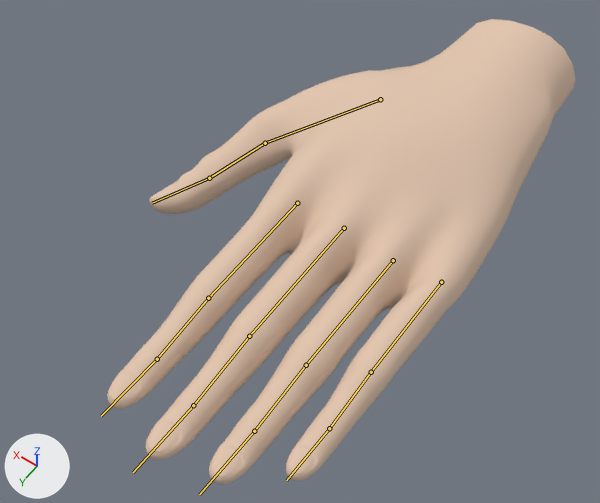
What one commit did to the Blender file BlenderModels/rigging_fingers.blend.
Both versions are drawn from a camera (50 mm lens) standing at (-0.396, 0.762, 0.927) and looking at (0.055, 0.132, -0.064). Arrows for +X, +Y and +Z are at lower left; the lights stay in place. The bones that bend it are drawn over the model as lines.

The first picture shows 'geo-hand'.
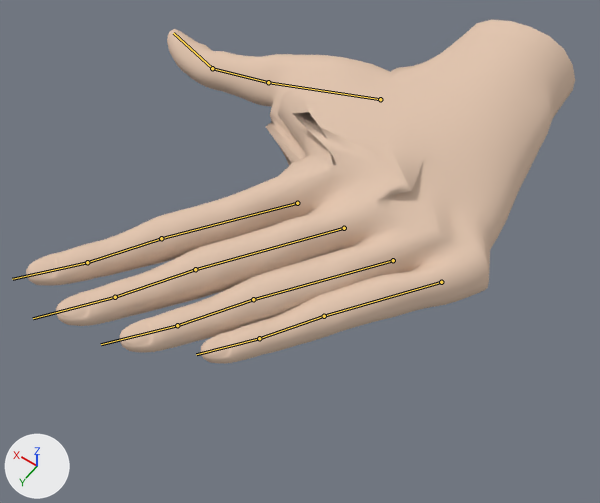
The newer file adds an action. The first version stands in its rest pose; the second is drawn at frame 25 of the action 'Wave'.

Pixel boxes (x1, y1, x2, y2) of what changed, in the pictures (600 x 503 px):
'geo-hand', posed (17% wider, 26% shorter): before (107, 19, 576, 484); after (26, 20, 575, 363)
bone 'IndexProximal', root to tip: before (297, 203) to (208, 298); after (297, 203) to (161, 238)
bone 'MiddleProximal', root to tip: before (344, 228) to (249, 336); after (344, 228) to (195, 269)
bone 'RingProximal', root to tip: before (393, 260) to (306, 365); after (393, 260) to (253, 299)
bone 'PinkyProximal', root to tip: before (441, 282) to (371, 372); after (441, 282) to (324, 316)
bone 'ThumbProximal', root to tip: before (380, 99) to (265, 143); after (380, 99) to (268, 82)

The change, as a diff of the scene's bpy script:
```diff
--- a/BlenderModels/rigging_fingers.blend.py
+++ b/BlenderModels/rigging_fingers.blend.py
@@ bone_indexproximal @@
 bone_indexproximal = bpy.data.objects['Hand'].pose.bones['IndexProximal']
-bone_indexproximal.rotation_quaternion = (1.0, 0.0, 0.0, 0.0)  # degrees (0, 0, 0)
+bone_indexproximal.rotation_quaternion = (0.988, 0.0, -0.035, -0.149)  # degrees (1, -4, -17)
@@ bone_bone_003 @@
 bone_bone_003 = bpy.data.objects['Hand'].pose.bones['Bone.003']
-bone_bone_003.rotation_euler = (0.0, 0.0, 0.0)  # degrees (0, 0, 0)
+bone_bone_003.rotation_euler = (0.0175, 0.0, -0.297)  # degrees (1, 0, -17)
@@ bone_middleproximal @@
 bone_middleproximal = bpy.data.objects['Hand'].pose.bones['MiddleProximal']
-bone_middleproximal.rotation_euler = (0.0, 0.0, 0.0)  # degrees (0, 0, 0)
+bone_middleproximal.rotation_euler = (0.0175, -0.0698, -0.297)  # degrees (1, -4, -17)
@@ bone_bone_007 @@
 bone_bone_007 = bpy.data.objects['Hand'].pose.bones['Bone.007']
-bone_bone_007.rotation_quaternion = (1.0, 0.0, 0.0, 0.0)  # degrees (0, 0, 0)
+bone_bone_007.rotation_quaternion = (0.988, 0.001, 0.0, -0.146)  # degrees (0, 0, -17)
@@ bone_ringproximal @@
 bone_ringproximal = bpy.data.objects['Hand'].pose.bones['RingProximal']
-bone_ringproximal.rotation_quaternion = (1.0, 0.0, 0.0, 0.0)  # degrees (0, 0, 0)
+bone_ringproximal.rotation_quaternion = (0.988, 0.001, -0.035, -0.149)  # degrees (1, -4, -17)
@@ bone_bone_011 @@
 bone_bone_011 = bpy.data.objects['Hand'].pose.bones['Bone.011']
-bone_bone_011.rotation_quaternion = (1.0, 0.0, 0.0, 0.0)  # degrees (0, 0, 0)
+bone_bone_011.rotation_quaternion = (0.988, 0.001, 0.0, -0.146)  # degrees (0, 0, -17)
@@ bone_pinkyproximal @@
 bone_pinkyproximal = bpy.data.objects['Hand'].pose.bones['PinkyProximal']
-bone_pinkyproximal.rotation_quaternion = (1.0, 0.0, 0.0, 0.0)  # degrees (0, 0, 0)
+bone_pinkyproximal.rotation_quaternion = (0.988, 0.001, -0.034, -0.149)  # degrees (1, -4, -17)
@@ bone_bone_015 @@
 bone_bone_015 = bpy.data.objects['Hand'].pose.bones['Bone.015']
-bone_bone_015.rotation_quaternion = (1.0, 0.0, 0.0, 0.0)  # degrees (0, 0, 0)
+bone_bone_015.rotation_quaternion = (0.988, 0.002, 0.0, -0.146)  # degrees (0, 0, -17)
@@ bone_thumbproximal @@
 bone_thumbproximal = bpy.data.objects['Hand'].pose.bones['ThumbProximal']
-bone_thumbproximal.rotation_quaternion = (1.0, 0.0, 0.0, 0.0)  # degrees (0, 0, 0)
+bone_thumbproximal.rotation_quaternion = (0.988, 0.145, 0.012, -0.046)  # degrees (17, 2, -5)
@@ bone_bone_019 @@
 bone_bone_019 = bpy.data.objects['Hand'].pose.bones['Bone.019']
-bone_bone_019.rotation_quaternion = (1.0, 0.0, 0.0, 0.0)  # degrees (0, 0, 0)
+bone_bone_019.rotation_quaternion = (0.988, 0.146, 0.0, -0.044)  # degrees (17, 1, -5)
```
